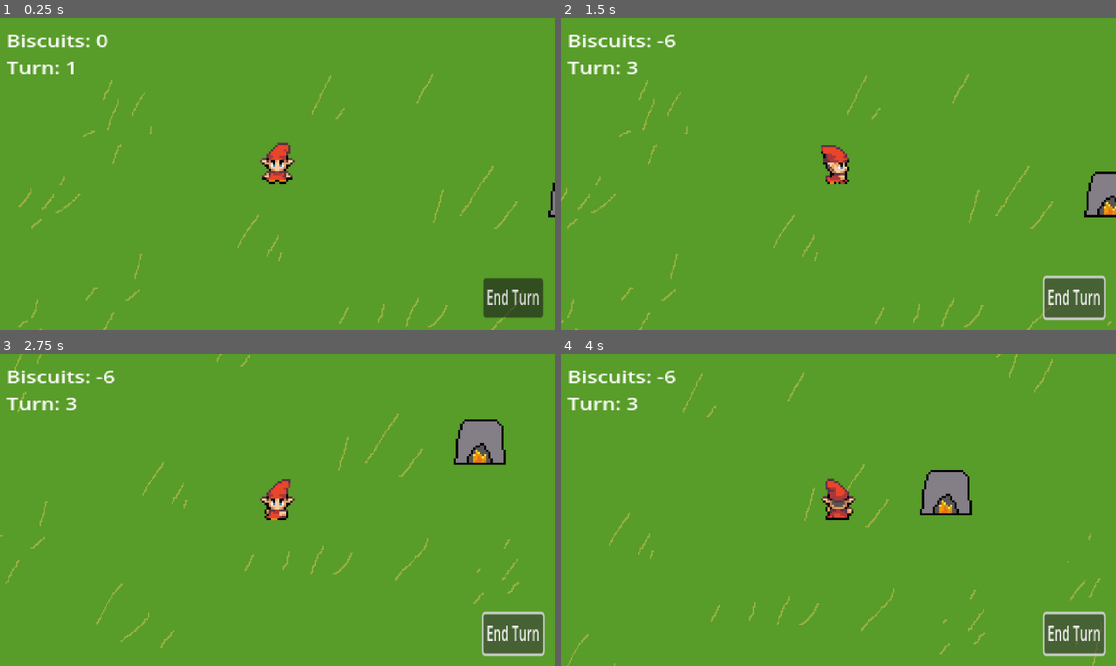
Above: before the commit, frames 1-4 (two rows, left to right).
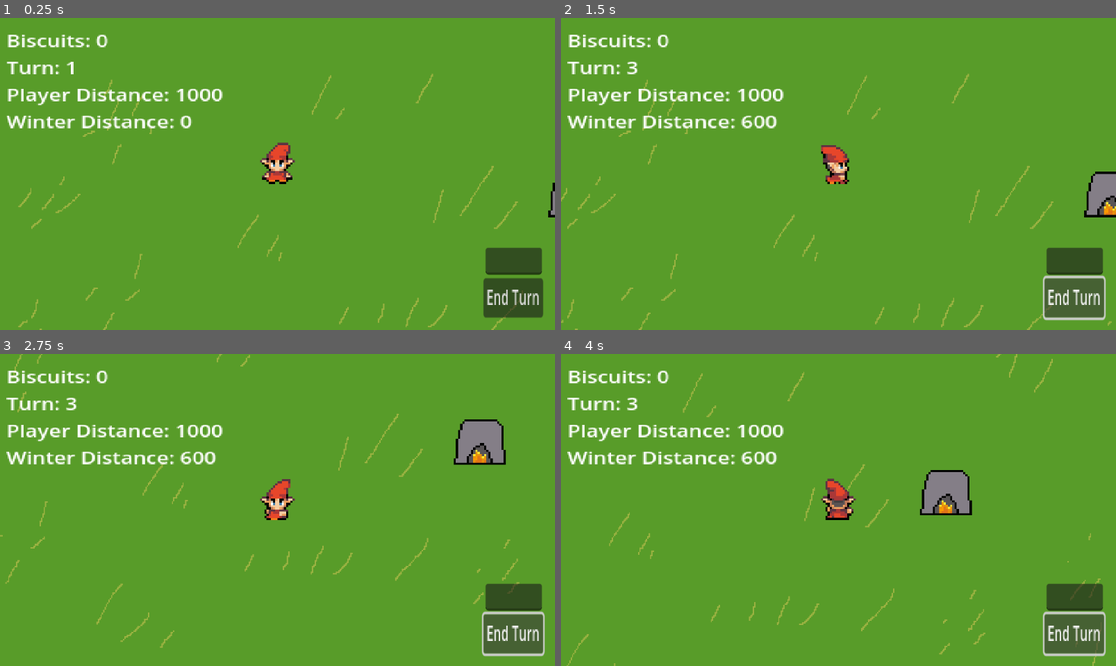
Above: after the commit, the same moments.

Repository: Niall-Hennessy/Brackeys-Game-Jam-2025-2
Game: Godot game, scene res://Scenes/Camps/test_level.tscn
Two runs of this game, one before a commit and one after it. Both use one fixed random seed, a clock stepped at 60 frames per second and the inputs below.
Inputs:
- Up to frame 1 (0.25 s): no input
- Up to frame 2 (1.5 s): click "End Turn" at 0.5 s; tap Enter at 1.25 s; hold D (move_right) from 1.28 s (still down)
- Up to frame 3 (2.75 s): release D (move_right) at 2.03 s; hold S (move_down) from 2.03 s (still down)
- Up to frame 4 (4 s): release S (move_down) at 2.78 s; hold D (move_right) 2.78-3.53 s; hold W (move_up) from 3.53 s (still down)

The runs differ from the first frame. In frame 1, 2.4% of the frame differs, in the area x 1-98%, y 22-83%; in frame 2, 2.6%; in frame 3, 2.6%, in the area x 1-98%, y 5-83%; in frame 4, 2.6%.

Commit message:
Added the ability to chose how many Biscuits you consume
Added the ability to choose how many biscuits you consume.

Refactored ui elements to be Child of GUI Control Node that takes care of the logic of the GUI

GUI now directly accesses GameManager Functions so should be careful about that and look into refactoring this in order to pass values more safely

Fixed a bug where player could no longer collide with Furnace

Diff:
--- a/Scenes/Camps/test_level.tscn
+++ b/Scenes/Camps/test_level.tscn
@@ -1,10 +1,9 @@
-[gd_scene load_steps=6 format=3 uid="uid://deqbbtwchr357"]
+[gd_scene load_steps=5 format=3 uid="uid://deqbbtwchr357"]
 
 [ext_resource type="Texture2D" uid="uid://c8g4gvm87meby" path="res://Assets/Camp_temp.png" id="1_c4fu7"]
 [ext_resource type="PackedScene" uid="uid://uldm21fmtwyx" path="res://Scenes/Player/player.tscn" id="2_yqnp2"]
-[ext_resource type="Script" uid="uid://vnbpmnv1ialw" path="res://Scripts/end_turn_button.gd" id="3_epsyj"]
+[ext_resource type="Script" uid="uid://rnvwkq3eij6g" path="res://Scripts/GUI.gd" id="3_qq1j0"]
 [ext_resource type="PackedScene" uid="uid://c22e3pib328ep" path="res://Scenes/Stations/furnace.tscn" id="3_vqqru"]
-[ext_resource type="Script" uid="uid://cx6cttouam7ex" path="res://Scripts/biscuit_label.gd" id="3_yqnp2"]
 
 [node name="TestLevel" type="Node2D"]
 metadata/_edit_horizontal_guides_ = [-32.0, 639.0, 0.0, -249.0]
@@ -25,16 +24,22 @@
 scale = Vector2(1, 1.00246)
 zoom = Vector2(1.5, 1.5)
 
-[node name="EndTurnButton" type="Button" parent="Player/Camera2D"]
+[node name="Control" type="Control" parent="Player/Camera2D"]
+layout_mode = 3
+anchors_preset = 0
+offset_right = 40.0
+offset_bottom = 40.0
+script = ExtResource("3_qq1j0")
+
+[node name="EndTurnButton" type="Button" parent="Player/Camera2D/Control"]
 offset_left = 95.0
 offset_top = 48.3333
 offset_right = 173.0
 offset_bottom = 79.3333
 scale = Vector2(0.352649, 0.583948)
 text = "End Turn"
-script = ExtResource("3_epsyj")
 
-[node name="BiscuitLabel" type="Label" parent="Player/Camera2D"]
+[node name="GameManagerLabel" type="Label" parent="Player/Camera2D/Control"]
 offset_left = -124.667
 offset_top = -67.0
 offset_right = -55.6667
@@ -42,10 +47,17 @@
 scale = Vector2(0.607645, 0.477497)
 text = "Biscuits:
 Turn: "
-script = ExtResource("3_yqnp2")
+
+[node name="LineEdit" type="LineEdit" parent="Player/Camera2D/Control"]
+offset_left = 96.3333
+offset_top = 34.2491
+offset_right = 164.896
+offset_bottom = 65.2491
+scale = Vector2(0.378777, 0.399956)
 
 [node name="Furnace" parent="." instance=ExtResource("3_vqqru")]
 position = Vector2(866, 324)
 scale = Vector2(3, 3)
 
-[connection signal="pressed" from="Player/Camera2D/EndTurnButton" to="Player/Camera2D/EndTurnButton" method="_on_pressed"]
+[connection signal="pressed" from="Player/Camera2D/Control/EndTurnButton" to="Player/Camera2D/Control/EndTurnButton" method="_on_pressed"]
+[connection signal="pressed" from="Player/Camera2D/Control/EndTurnButton" to="Player/Camera2D/Control" method="_on_end_turn_button_pressed"]
--- a/Scenes/Player/player.tscn
+++ b/Scenes/Player/player.tscn
@@ -163,6 +163,7 @@
 }]
 
 [node name="Player" type="CharacterBody2D"]
+collision_mask = 2
 script = ExtResource("1_cvnsp")
 
 [node name="CollisionShape2D" type="CollisionShape2D" parent="."]
--- /dev/null
+++ b/Scripts/GUI.gd
@@ -0,0 +1,7 @@
+extends Control
+
+func _process(delta: float) -> void:
+	$GameManagerLabel.text = "Biscuits: " + str(GameManager.biscuits) + "\nTurn: " + str(GameManager.turn) + "\nPlayer Distance: " + str(GameManager.player_distance) + "\nWinter Distance: " + str(GameManager.winter_distance)
+
+func _on_end_turn_button_pressed() -> void:
+	GameManager.next_turn(int($LineEdit.text))
--- a/Scripts/furnace.gd
+++ b/Scripts/furnace.gd
@@ -1,11 +1,10 @@
 extends Node2D
 
 func _on_proximity_trigger_body_entered(body: Node2D) -> void:
-	print("Test")
 	$BiscuitButton.visible = true
 
 func _on_proximity_trigger_body_exited(body: Node2D) -> void:
 	$BiscuitButton.visible = false
 
 func _on_button_pressed() -> void:
-	GameManager.biscuit_gained.emit()
+	GameManager.gain_biscuit(3)
--- a/game_manager.gd
+++ b/game_manager.gd
@@ -2,17 +2,22 @@
 
 @export var biscuits: int = 0
 @export var turn: int = 1
+@export var player_distance: int = 1000
+@export var winter_distance: int = 0
 
-signal biscuit_gained
-signal turn_ended
+var rng = RandomNumberGenerator.new()
 
-func _ready() -> void:
-	GameManager.biscuit_gained.connect(gain_biscuit)
-	GameManager.turn_ended.connect(next_turn)
+var my_array = [100, 200, 300, 400, 500]
+var weights = PackedFloat32Array([0.5, 1, 2, 1.5, 1]) #https://docs.godotengine.org/en/4.4/classes/class_randomnumbergenerator.html
 
-func gain_biscuit() -> void:
-	biscuits += 1
+func gain_biscuit(num_biscuits: int) -> void:
+	biscuits += num_biscuits
 
-func next_turn() -> void:
-	biscuits -= 3
+func next_turn(consume_num_biscuits: int) -> void:
+	if biscuits < consume_num_biscuits:
+		return
+
+	biscuits -= consume_num_biscuits
+	player_distance += consume_num_biscuits * 100
+	winter_distance += my_array[rng.rand_weighted(weights)]
 	turn += 1
Not shown, added: Scripts/GUI.gd.uid
